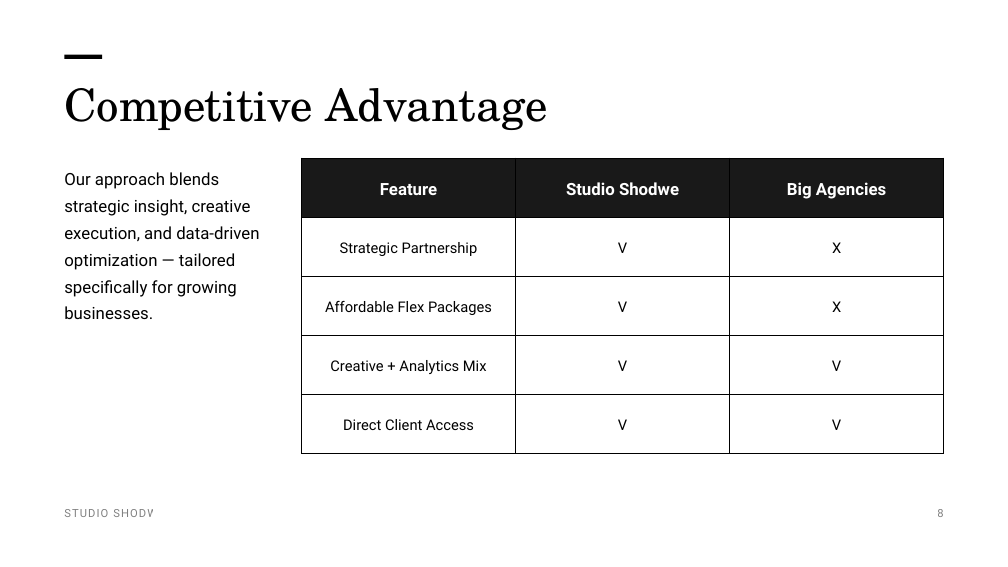
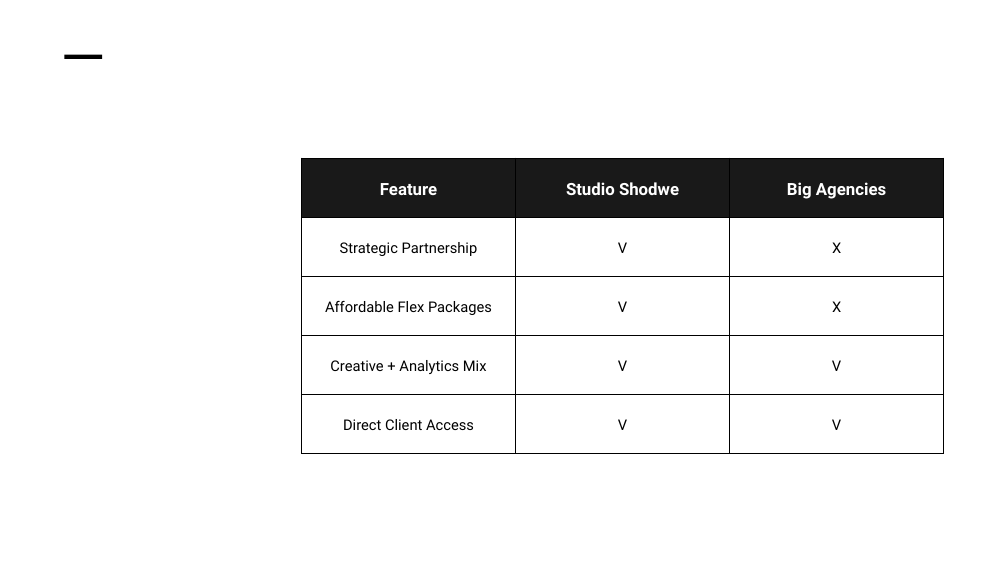
Before and after one commit to SharveshRamchandani/aieduthon, a slide deck: slide 8 of ai/src/ppt dataset/Black and White Simple Minimalist Pitch Deck Marketing Presentation.pptx. Drawn at 1008x567 pixels with LibreOffice and Linux fonts; fonts in the diff are those of the drawing; background and template pictures are left out. Boxes give left, top, right and bottom in pixels: in the first picture for what was removed or moved away, otherwise in the second. Text is boxed around its words. In the diff, an @@ line names an element or a change of style, - is before the commit and + after.

```diff
--- a/ai/src/ppt dataset/Black and White Simple Minimalist Pitch Deck Marketing Presentation.pptx
+++ b/ai/src/ppt dataset/Black and White Simple Minimalist Pitch Deck Marketing Presentation.pptx
@@ text removed at bbox=[64, 88, 548, 130] @@
-Competitive Advantage
@@ text removed at bbox=[64, 172, 259, 319] @@
-Our approach blends strategic insight, creative execution, and data-driven optimization — tailored specifically for growing businesses.
@@ text removed at bbox=[64, 509, 164, 517] @@
-STUDIO SHODWE
@@ text removed at bbox=[937, 509, 943, 517] @@
-8
```
Also in this commit, not shown: 11 slides added, 11 slides removed, 37 other files.
